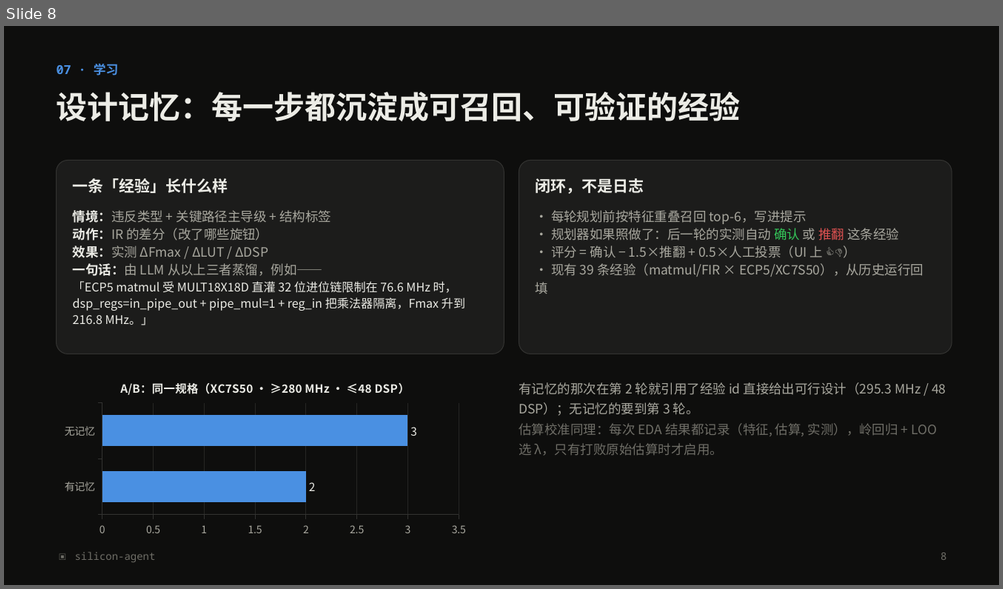
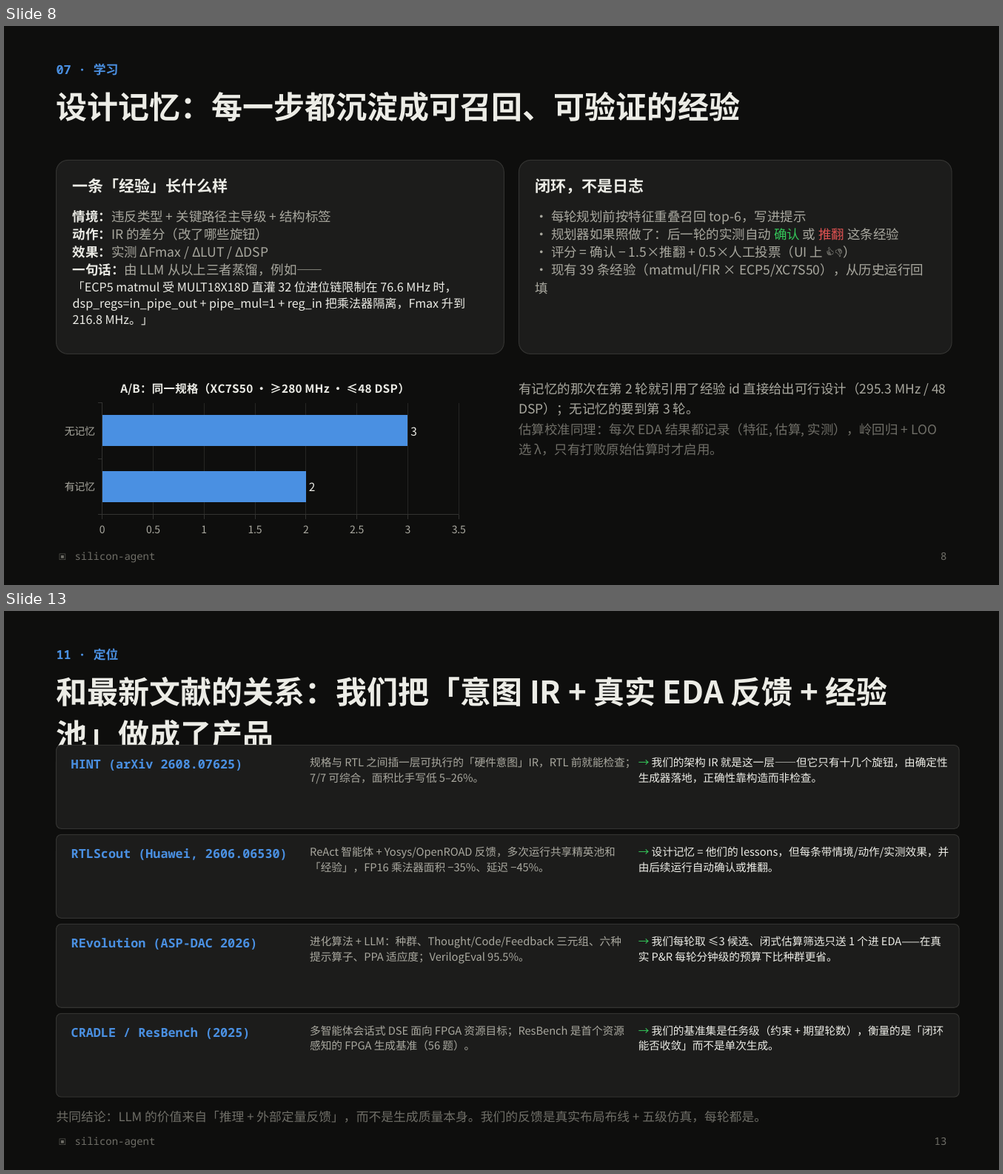
Before and after one commit to Last-emo-boy/SILVOLUTION, a slide deck: docs/silicon-agent-pitch.pptx. Shown one above the other, each under a label of ours: slide 8 before the commit, slides 8 and 13 after it; the slides between them are not shown. The pictures are 1003x589 and 1003x1174 pixels, drawn with LibreOffice and Linux fonts; fonts in the diff are those of the drawing. Boxes give left, top, right and bottom in pixels: in the first picture for what was removed or moved away, otherwise in the second. Text is boxed around its words. In the diff, an @@ line names an element or a change of style, - is before the commit and + after.

```diff
--- a/docs/silicon-agent-pitch.pptx
+++ b/docs/silicon-agent-pitch.pptx
@@ slide 13 added at (4, 611, 999, 1170), background #0E0E0D @@
@@ text added at (57, 648, 119, 661), 12 pt, text #4A90E2, bold @@
+11 · 定位
@@ text added at (57, 677, 888, 746), 30 pt, text #ECECE6, bold @@
+和最新文献的关系：我们把「意图 IR + 真实 EDA 反馈 + 经验池」做成了产品
@@ rounded rectangle added at (57, 745, 959, 829), fill #1C1C1B, outline #333331 0.75 pt @@
@@ text added at (71, 759, 243, 771), 12 pt, text #4A90E2, bold @@
+HINT (arXiv 2608.07625)
@@ text added at (310, 757, 636, 784), 10.5 pt, text #A9A89F @@
+规格与 RTL 之间插一层可执行的「硬件意图」IR，RTL 前就能检查；7/7 可综合，面积比手写低 5–26%。
@@ text added at (638, 757, 948, 783), 10.5 pt, text #ECECE6 @@
+→ 我们的架构 IR 就是这一层——但它只有十几个旋钮，由确定性生成器落地，正确性靠构造而非检查。
@@ rounded rectangle added at (57, 834, 959, 918), fill #1C1C1B, outline #333331 0.75 pt @@
@@ text added at (71, 849, 287, 860), 12 pt, text #4A90E2, bold @@
+RTLScout (Huawei, 2606.06530)
@@ text added at (310, 846, 615, 872), 10.5 pt, text #A9A89F @@
+ReAct 智能体 + Yosys/OpenROAD 反馈，多次运行共享精英池和「经验」，FP16 乘法器面积 −35%、延迟 −45%。
@@ text added at (638, 846, 948, 872), 10.5 pt, text #ECECE6 @@
+→ 设计记忆 = 他们的 lessons，但每条带情境/动作/实测效果，并由后续运行自动确认或推翻。
@@ rounded rectangle added at (57, 924, 959, 1008), fill #1C1C1B, outline #333331 0.75 pt @@
@@ text added at (71, 938, 257, 950), 12 pt, text #4A90E2, bold @@
+REvolution (ASP-DAC 2026)
@@ text added at (310, 937, 621, 964), 10.5 pt, text #A9A89F @@
+进化算法 + LLM：种群、Thought/Code/Feedback 三元组、六种提示算子、PPA 适应度；VerilogEval 95.5%。
@@ text added at (638, 936, 941, 962), 10.5 pt, text #ECECE6 @@
+→ 我们每轮取 ≤3 候选、闭式估算筛选只送 1 个进 EDA——在真实 P&R 每轮分钟级的预算下比种群更省。
@@ rounded rectangle added at (57, 1014, 959, 1097), fill #1C1C1B, outline #333331 0.75 pt @@
@@ text added at (71, 1028, 250, 1039), 12 pt, text #4A90E2, bold @@
+CRADLE / ResBench (2025)
@@ text added at (310, 1026, 624, 1051), 10.5 pt, text #A9A89F @@
+多智能体会话式 DSE 面向 FPGA 资源目标；ResBench 是首个资源感知的 FPGA 生成基准（56 题）。
@@ text added at (638, 1025, 943, 1051), 10.5 pt, text #ECECE6 @@
+→ 我们的基准集是任务级（约束 + 期望轮数），衡量的是「闭环能否收敛」而不是单次生成。
@@ text added at (57, 1111, 766, 1123), 12 pt, text #6F6E67 @@
+共同结论：LLM 的价值来自「推理 + 外部定量反馈」，而不是生成质量本身。我们的反馈是真实布局布线 + 五级仿真，每轮都是。
@@ text added at (75, 1137, 156, 1147), 10 pt, text #6F6E67 @@
+▣ silicon-agent
@@ text added at (934, 1138, 947, 1145), 10 pt, text #6F6E67 @@
+13
```
Also in this commit, not shown: 6 slides changed, 2 other slides added, 7 other files.
